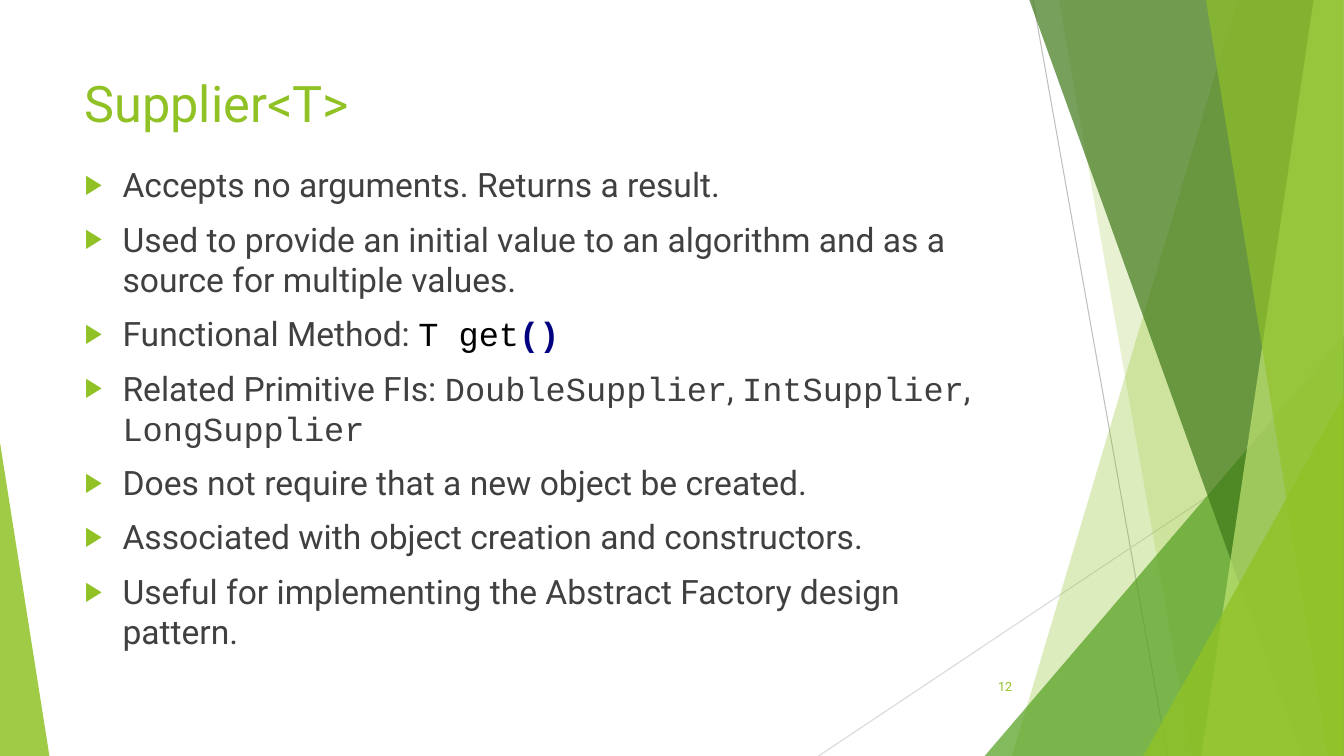
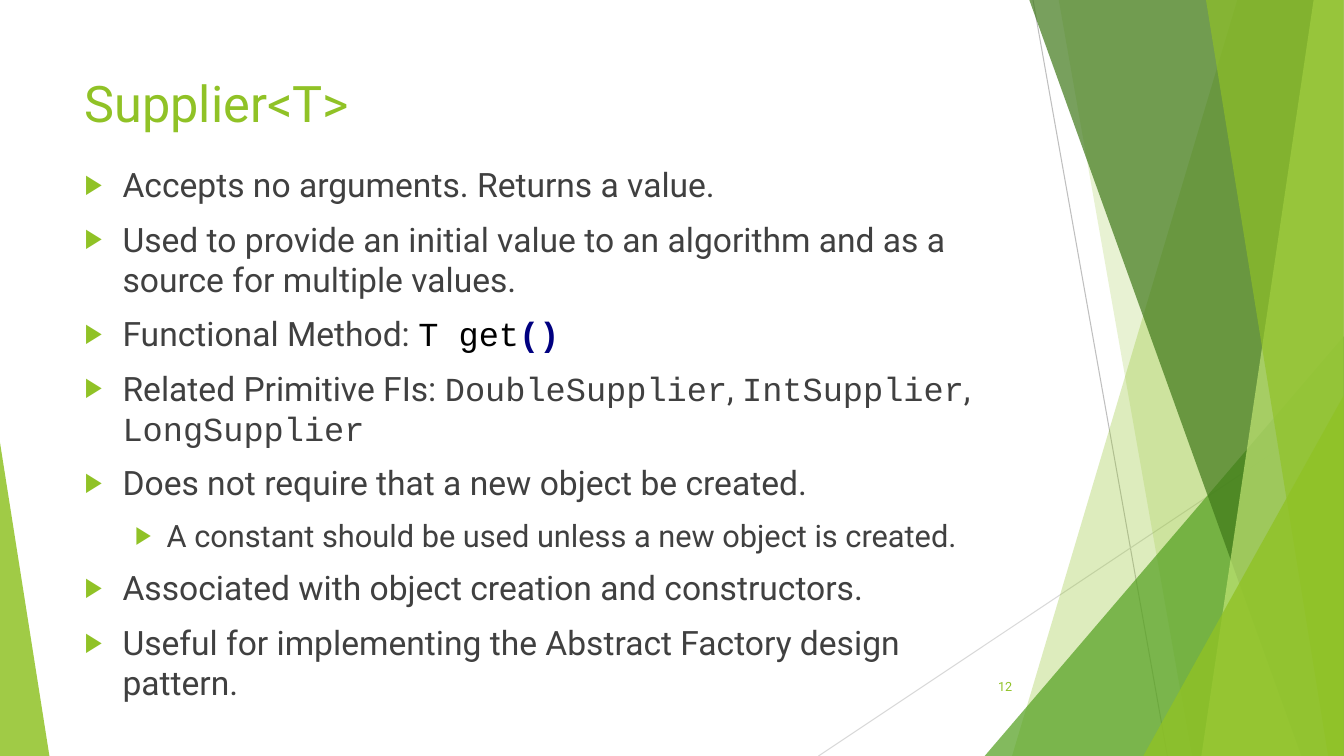
Before and after one commit to RichardRoda/2017-CodePaLOUsa-Lambda, a slide deck: slide 12 of Learning to Love the Lambda in the Stream.pptx. Drawn at 1344x756 pixels with LibreOffice and Linux fonts; fonts in the diff are those of the drawing. Boxes give left, top, right and bottom in pixels: in the first picture for what was removed or moved away, otherwise in the second. Text is boxed around its words. In the diff, an @@ line names an element or a change of style, - is before the commit and + after.

```diff
--- a/Learning to Love the Lambda in the Stream.pptx
+++ b/Learning to Love the Lambda in the Stream.pptx
@@ text at (x1=123, y1=172, x2=715, y2=204): text changed @@
-▶ Accepts no arguments. Returns a result.
+▶ Accepts no arguments. Returns a value.
@@ text at (x1=167, y1=524, x2=956, y2=554): paragraph added @@
+  ▶ A constant should be used unless a new object is created.
```
Also in this commit, not shown: 7 other slides changed.
